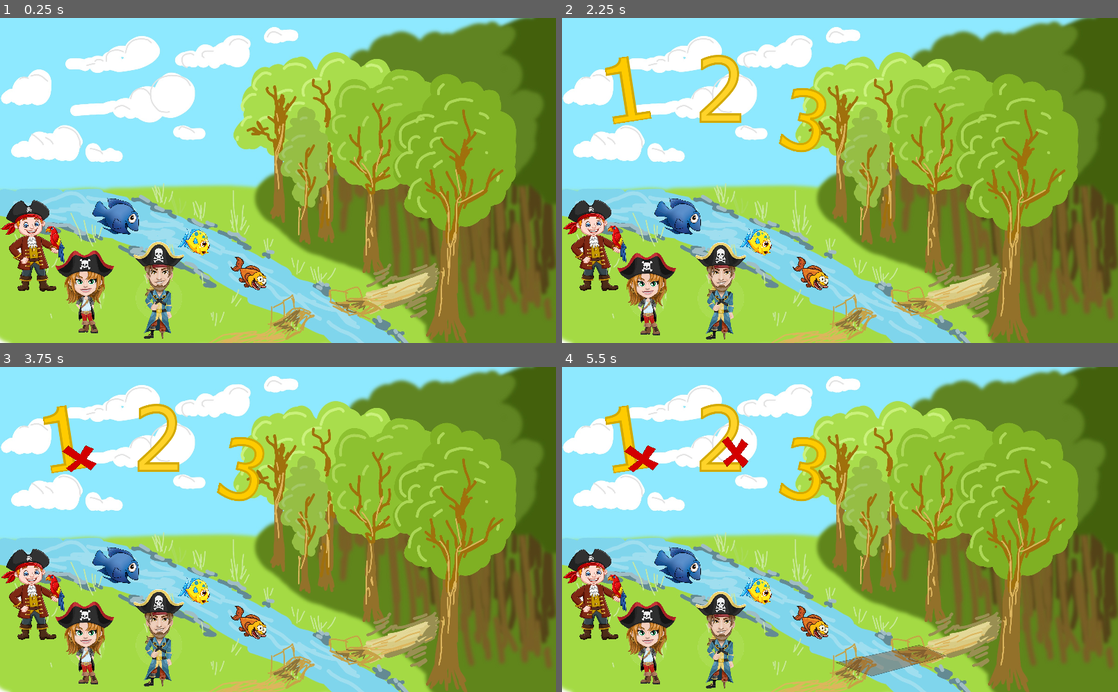
Above: before the commit, frames 1-4 (two rows, left to right).
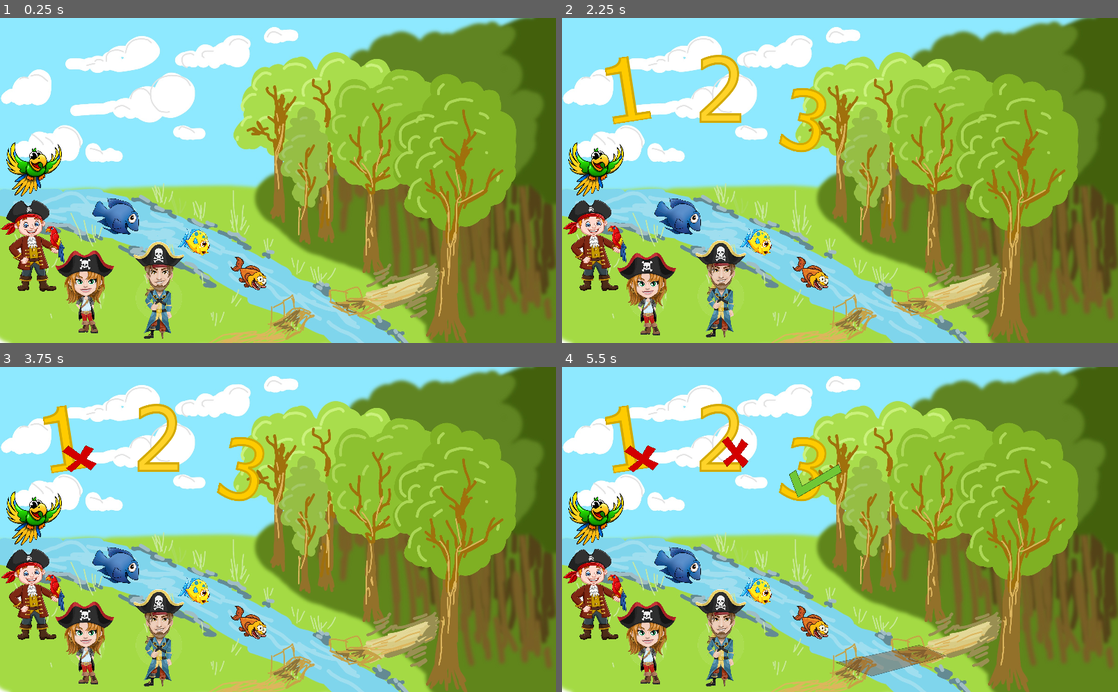
Above: after the commit, the same moments.

Repository: Team-STRAND/DISS_prototype
Game: Godot game, scene res://RiverScene.tscn
The game is run twice, just before and just after one commit, with the same random seed, the same clock (stepped at 60 frames per second) and the same inputs. This scene is started directly instead of the project's main scene. Sound files missing from this copy of the repository are replaced by a short silence.
Inputs (mouse positions are in pixels of both pictures, inside the frame that each line leads up to):
- Up to frame 1 (0.25 s): no input
- Up to frame 2 (2.25 s): click (595, 245) at 0.5 s; click (589, 170) at 1.27 s; click (723, 287) at 2 s
- Up to frame 3 (3.75 s): click (83, 643) at 2.75 s; click (66, 438) at 3.5 s
- Up to frame 4 (5.5 s): click (723, 438) at 4.25 s; click (806, 471) at 5 s

The runs differ from the first frame. In frame 1, 0.8% of the frame differs, in the area x 1-12%, y 38-55%; in frame 2, 1.7%; in frame 3, 0.8%; in frame 4, 2.0%, in the area x 1-51%, y 29-99%.

Commit message:
more code

Diff:
--- a/Button.gd
+++ b/Button.gd
@@ -15,3 +15,4 @@
 	owner.add_point()
 	disabled=true
 	get_parent().get_parent().get_parent().get_parent().get_parent().get_node("DingSound").play()
+	Score.boat_score+=10
--- a/Cave.gd
+++ b/Cave.gd
@@ -4,6 +4,7 @@
 	none,
 	height,
 	animal,
+	hair,
 	clothes
 }
 
@@ -18,9 +19,29 @@
 onready var pirate_girl_right_symbol=get_node("PirateGirl/RightSymbol")
 onready var pirate_girl_wrong_symbol=get_node("PirateGirl/WrongSymbol")
 
+onready var parrot_right_symbol=get_node("Parrot/RightSymbol")
+onready var parrot_wrong_symbol=get_node("Parrot/WrongSymbol")
+
+onready var poztive_guard=[
+	get_node("Voices/CaveGuard/GuardPoz1"),
+	get_node("Voices/CaveGuard/GuardPoz2"),
+	get_node("Voices/CaveGuard/GuardPoz3"),
+	get_node("Voices/CaveGuard/GuardPoz4")
+]
+
+onready var negative_guard=[
+	get_node("Voices/CaveGuard/GuardNeg2"),
+	get_node("Voices/CaveGuard/GuardNeg3")
+]
+
 func _ready():
 	get_node("AnimationPlayerPirates").play("Move")
+	reset_symbols()
 
+func next_scene():
+	get_node("Groot/AnimationPlayerGroot").play("GrootMove")
+
+func reset_symbols():
 	pirate_red_right_symbol.visible=false
 	pirate_red_wrong_symbol.visible=false
 
@@ -30,22 +51,69 @@
 	pirate_girl_right_symbol.visible=false
 	pirate_girl_wrong_symbol.visible=false
 
+	parrot_right_symbol.visible=false
+	parrot_wrong_symbol.visible=false
+
+func set_current_question(question):
+	current_question=question
+
+func right_answer(symbol):
+	symbol.visible=true
+	get_node("DingSound").play()
+
+func wrong_answer(symbol):
+	symbol.visible=true
+	get_node("WrongSound").play()
+	var item = negative_guard[randi() % negative_guard.size()]
+	item.play()
 
 func _on_PirateBlue_pressed():
 	match current_question:
 		QUESTION.height:
-			get_node("Groot/AnimationPlayerGroot").play("GrootMove")
+			right_answer(pirate_blue_right_symbol)
+			poztive_guard[0].play()
 		QUESTION.animal:
-			get_node("Groot/AnimationPlayerGroot").play("GrootMove")
+			wrong_answer(pirate_blue_wrong_symbol)
+		QUESTION.hair:
+			wrong_answer(pirate_blue_wrong_symbol)
 		QUESTION.clothes:
-			get_node("Groot/AnimationPlayerGroot").play("GrootMove")
+			right_answer(pirate_blue_right_symbol)
+			poztive_guard[3].play()
 
 func _on_PirateRed_pressed():
-	pass # Replace with function body.
+	match current_question:
+		QUESTION.height:
+			wrong_answer(pirate_red_wrong_symbol)
+		QUESTION.animal:
+			wrong_answer(pirate_red_wrong_symbol)
+		QUESTION.hair:
+			wrong_answer(pirate_red_wrong_symbol)
+		QUESTION.clothes:
+			wrong_answer(pirate_red_wrong_symbol)
 
 func _on_PirateGirl_pressed():
-	pass # Replace with function body.
+	match current_question:
+		QUESTION.height:
+			wrong_answer(pirate_girl_wrong_symbol)
+		QUESTION.animal:
+			wrong_answer(pirate_girl_wrong_symbol)
+		QUESTION.hair:
+			right_answer(pirate_girl_right_symbol)
+			poztive_guard[2].play()
+		QUESTION.clothes:
+			wrong_answer(pirate_girl_wrong_symbol)
 
+func _on_Parrot_pressed():
+	match current_question:
+		QUESTION.height:
+			wrong_answer(parrot_wrong_symbol)
+		QUESTION.animal:
+			right_answer(parrot_right_symbol)
+			poztive_guard[1].play()
+		QUESTION.hair:
+			wrong_answer(parrot_wrong_symbol)
+		QUESTION.clothes:
+			wrong_answer(parrot_wrong_symbol)
 
 func _on_AnimationPlayerGroot_animation_finished(anim_name):
 	get_node("AnimationPlayerPirates").play("GoInsideCave")
--- a/Cave.tscn
+++ b/Cave.tscn
@@ -22,6 +22,9 @@
 [ext_resource path="res://assets/sounds/cave_guard/3-pazitor.wav" type="AudioStream" id=20]
 [ext_resource path="res://assets/x.png" type="Texture" id=21]
 [ext_resource path="res://assets/check.png" type="Texture" id=22]
+[ext_resource path="res://assets/sounds/wrong.wav" type="AudioStream" id=23]
+[ext_resource path="res://assets/sounds/ding.wav" type="AudioStream" id=24]
+[ext_resource path="res://assets/parrot.png" type="Texture" id=25]
 [ext_resource path="res://assets/sounds/richard/Richard-15.wav" type="AudioStream" id=30]
 [ext_resource path="res://assets/sounds/richard/Richard-14.wav" type="AudioStream" id=32]
 [ext_resource path="res://VoicesCave.gd" type="Script" id=43]
@@ -81,6 +84,18 @@
 "update": 0,
 "values": [ Vector2( 419.837, -117.216 ), Vector2( -69.0126, -127.296 ) ]
 }
+tracks/3/type = "value"
+tracks/3/path = NodePath("Parrot:rect_position")
+tracks/3/interp = 1
+tracks/3/loop_wrap = true
+tracks/3/imported = false
+tracks/3/enabled = true
+tracks/3/keys = {
+"times": PoolRealArray( 0, 2 ),
+"transitions": PoolRealArray( 1, 1 ),
+"update": 0,
+"values": [ Vector2( 709.335, 240.645 ), Vector2( 292.302, 299.861 ) ]
+}
 
 [sub_resource type="Animation" id=3]
 length = 2.0
@@ -237,6 +252,36 @@
 rect_scale = Vector2( 0.71355, 0.747934 )
 texture = ExtResource( 21 )
 
+[node name="Parrot" type="TextureButton" parent="."]
+margin_left = 709.335
+margin_top = 240.645
+margin_right = 1140.34
+margin_bottom = 638.645
+rect_scale = Vector2( 0.33579, 0.337379 )
+texture_normal = ExtResource( 25 )
+__meta__ = {
+"_edit_use_anchors_": false
+}
+
+[node name="RightSymbol" type="TextureRect" parent="Parrot"]
+margin_left = 120.308
+margin_top = 81.1577
+margin_right = 1032.31
+margin_bottom = 658.158
+rect_scale = Vector2( 0.321461, 0.449812 )
+texture = ExtResource( 22 )
+__meta__ = {
+"_edit_use_anchors_": false
+}
+
+[node name="WrongSymbol" type="TextureRect" parent="Parrot"]
+margin_left = 3.83105
+margin_top = 36.416
+margin_right = 663.831
+margin_bottom = 726.416
+rect_scale = Vector2( 0.312774, 0.268837 )
+texture = ExtResource( 21 )
+
 [node name="AnimationPlayerPirates" type="AnimationPlayer" parent="."]
 anims/GoInsideCave = SubResource( 2 )
 anims/Move = SubResource( 3 )
@@ -296,6 +341,10 @@
 stream = ExtResource( 18 )
 volume_db = 5.0
 
+[node name="GuardPoz4" type="AudioStreamPlayer" parent="Voices/CaveGuard"]
+stream = ExtResource( 12 )
+volume_db = 5.0
+
 [node name="GuardNeg1" type="AudioStreamPlayer" parent="Voices/CaveGuard"]
 stream = ExtResource( 10 )
 volume_db = 5.0
@@ -307,8 +356,15 @@
 [node name="GuardNeg3" type="AudioStreamPlayer" parent="Voices/CaveGuard"]
 stream = ExtResource( 8 )
 volume_db = 5.0
+
+[node name="WrongSound" type="AudioStreamPlayer" parent="."]
+stream = ExtResource( 23 )
+
+[node name="DingSound" type="AudioStreamPlayer" parent="."]
+stream = ExtResource( 24 )
 [connection signal="animation_finished" from="Groot/AnimationPlayerGroot" to="." method="_on_AnimationPlayerGroot_animation_finished"]
 [connection signal="pressed" from="PirateRed" to="." method="_on_PirateRed_pressed"]
 [connection signal="pressed" from="PirateBlue" to="." method="_on_PirateBlue_pressed"]
 [connection signal="pressed" from="PirateGirl" to="." method="_on_PirateGirl_pressed"]
+[connection signal="pressed" from="Parrot" to="." method="_on_Parrot_pressed"]
 [connection signal="animation_finished" from="AnimationPlayerPirates" to="." method="_on_AnimationPlayerPirates_animation_finished"]
--- a/DownButton.gd
+++ b/DownButton.gd
@@ -8,3 +8,4 @@
 func _on_DownButton_pressed():
 	get_child(0).visible=true
 	get_parent().get_node("WrongSound").play()
+	Score.boat_score-=5
--- a/IslandTopScene.tscn
+++ b/IslandTopScene.tscn
@@ -12,6 +12,9 @@
 [ext_resource path="res://assets/sounds/ding.wav" type="AudioStream" id=10]
 [ext_resource path="res://assets/sounds/wrong.wav" type="AudioStream" id=11]
 [ext_resource path="res://assets/mixkit-wooden-ship-on-the-sea-1187.wav" type="AudioStream" id=12]
+[ext_resource path="res://assets/check.png" type="Texture" id=13]
+[ext_resource path="res://assets/sounds/luigi/4.excelent-raspuns-se-vede-ca.wav" type="AudioStream" id=16]
+[ext_resource path="res://assets/sounds/luigi/3.Arrr-nu-sunt-de-aceeasi-parere.wav" type="AudioStream" id=23]
 [ext_resource path="res://assets/sounds/richard/Richard-6.wav" type="AudioStream" id=32]
 [ext_resource path="res://assets/sounds/richard/Richard-5.wav" type="AudioStream" id=47]
 [ext_resource path="res://VoicesIslandTopScene.gd" type="Script" id=49]
@@ -159,6 +162,18 @@
 [node name="DingSound" type="AudioStreamPlayer" parent="RightButton"]
 stream = ExtResource( 10 )
 
+[node name="RightSymbol" type="TextureRect" parent="RightButton"]
+margin_left = 328.156
+margin_top = 381.865
+margin_right = 1300.16
+margin_bottom = 958.865
+rect_rotation = 89.6664
+rect_scale = Vector2( -0.414519, 0.378629 )
+texture = ExtResource( 13 )
+__meta__ = {
+"_edit_use_anchors_": false
+}
+
 [node name="WaveSound" type="AudioStreamPlayer" parent="."]
 stream = ExtResource( 12 )
 volume_db = -25.243
@@ -176,6 +191,14 @@
 [node name="RichardVoice6" type="AudioStreamPlayer" parent="Voices/Richard"]
 stream = ExtResource( 32 )
 volume_db = 8.0
+
+[node name="Luigi" type="Node2D" parent="Voices"]
+
+[node name="LuigiVoice4" type="AudioStreamPlayer" parent="Voices/Luigi"]
+stream = ExtResource( 16 )
+
+[node name="LuigiVoice3" type="AudioStreamPlayer" parent="Voices/Luigi"]
+stream = ExtResource( 23 )
 [connection signal="animation_finished" from="Ship/AnimationPlayerShip" to="Ship/AnimationPlayerShip" method="_on_AnimationPlayerShip_animation_finished"]
 [connection signal="animation_finished" from="Parrot/AnimationPlayerParrot" to="Parrot/AnimationPlayerParrot" method="_on_AnimationPlayerParrot_animation_finished"]
 [connection signal="pressed" from="LeftButton" to="LeftButton" method="_on_LeftButton_pressed"]
--- a/JungleScene.tscn
+++ b/JungleScene.tscn
@@ -13,8 +13,12 @@
 [ext_resource path="res://assets/sounds/wrong.wav" type="AudioStream" id=11]
 [ext_resource path="res://assets/sounds/ding.wav" type="AudioStream" id=12]
 [ext_resource path="res://assets/sounds/francesca/Francesca3.wav" type="AudioStream" id=13]
+[ext_resource path="res://Pirate.gd" type="Script" id=14]
+[ext_resource path="res://assets/parrot.png" type="Texture" id=15]
+[ext_resource path="res://assets/sounds/luigi/4.excelent-raspuns-se-vede-ca.wav" type="AudioStream" id=16]
 [ext_resource path="res://assets/sounds/richard/Richard-9.wav" type="AudioStream" id=17]
 [ext_resource path="res://assets/sounds/richard/Richard-8.wav" type="AudioStream" id=18]
+[ext_resource path="res://assets/sounds/luigi/3.Arrr-nu-sunt-de-aceeasi-parere.wav" type="AudioStream" id=23]
 [ext_resource path="res://assets/sounds/richard/Richard-7.wav" type="AudioStream" id=35]
 [ext_resource path="res://VoicesJungleScene.gd" type="Script" id=49]
 [ext_resource path="res://JungleScene.gd" type="Script" id=50]
@@ -43,41 +47,46 @@
 "_edit_use_anchors_": false
 }
 
-[node name="PirateRed" type="TextureRect" parent="."]
+[node name="Parrot" type="TextureButton" parent="."]
+margin_left = 423.897
+margin_top = 224.054
+margin_right = 917.897
+margin_bottom = 622.054
+rect_scale = Vector2( -0.239492, 0.253915 )
+texture_normal = ExtResource( 15 )
+__meta__ = {
+"_edit_use_anchors_": false
+}
+
+[node name="PirateRed" type="TextureButton" parent="."]
 margin_left = 371.728
 margin_top = -98.2724
 margin_right = 1157.73
 margin_bottom = 931.728
 rect_scale = Vector2( 0.18884, 0.168363 )
 rect_pivot_offset = Vector2( 373.811, 517.926 )
-texture = ExtResource( 3 )
-__meta__ = {
-"_edit_use_anchors_": false
-}
+texture_normal = ExtResource( 3 )
+script = ExtResource( 14 )
 
-[node name="PirateBlue" type="TextureRect" parent="."]
+[node name="PirateBlue" type="TextureButton" parent="."]
 margin_left = 426.964
 margin_top = -199.179
 margin_right = 1383.96
 margin_bottom = 860.821
 rect_scale = Vector2( 0.17864, 0.171665 )
 rect_pivot_offset = Vector2( 483.133, 617.374 )
-texture = ExtResource( 5 )
-__meta__ = {
-"_edit_use_anchors_": false
-}
+texture_normal = ExtResource( 5 )
+script = ExtResource( 14 )
 
-[node name="PirateGirl" type="TextureRect" parent="."]
+[node name="PirateGirl" type="TextureButton" parent="."]
 margin_left = 144.0
 margin_top = -74.0
 margin_right = 1101.0
 margin_bottom = 986.0
 rect_scale = Vector2( 0.198835, 0.20453 )
 rect_pivot_offset = Vector2( 477.248, 561.536 )
-texture = ExtResource( 4 )
-__meta__ = {
-"_edit_use_anchors_": false
-}
+texture_normal = ExtResource( 4 )
+script = ExtResource( 14 )
 
 [node name="YesButton" type="TextureButton" parent="."]
 margin_left = 448.877
@@ -145,5 +154,13 @@
 [node name="FrancescaVoice3" type="AudioStreamPlayer" parent="Voices/Francesca"]
 stream = ExtResource( 13 )
 volume_db = -4.0
+
+[node name="Luigi" type="Node2D" parent="Voices"]
+
+[node name="LuigiVoice4" type="AudioStreamPlayer" parent="Voices/Luigi"]
+stream = ExtResource( 16 )
+
+[node name="LuigiVoice3" type="AudioStreamPlayer" parent="Voices/Luigi"]
+stream = ExtResource( 23 )
 [connection signal="pressed" from="YesButton" to="YesButton" method="_on_YesButton_pressed"]
 [connection signal="pressed" from="NoButton" to="NoButton" method="_on_NoButton_pressed"]
--- a/LeftButton.gd
+++ b/LeftButton.gd
@@ -8,3 +8,4 @@
 func _on_LeftButton_pressed():
 	get_child(0).visible=true
 	get_node("WrongSound").play()
+	Score.island_top_score-=5
--- a/RightButton.gd
+++ b/RightButton.gd
@@ -1,21 +1,11 @@
 extends TextureButton
 
 
-# Declare member variables here. Examples:
-# var a = 2
-# var b = "text"
-
-
-# Called when the node enters the scene tree for the first time.
 func _ready():
-	pass # Replace with function body.
-
-
-# Called every frame. 'delta' is the elapsed time since the previous frame.
-#func _process(delta):
-#	pass
-
+	get_node("RightSymbol").visible=false
 
 func _on_RightButton_pressed():
 	get_parent().get_node("Parrot/AnimationPlayerParrot").play("FlyingParrot")
 	get_node("DingSound").play()
+	get_node("RightSymbol").visible=true
+	Score.island_top_score+=10
--- a/RiverScene.tscn
+++ b/RiverScene.tscn
@@ -21,6 +21,8 @@
 [ext_resource path="res://AnimationPlayerPirateBlue.gd" type="Script" id=19]
 [ext_resource path="res://Pirate.gd" type="Script" id=20]
 [ext_resource path="res://assets/sounds/luigi/6.minunat-ai-putea-sa-repari.wav" type="AudioStream" id=21]
+[ext_resource path="res://assets/parrot.png" type="Texture" id=22]
+[ext_resource path="res://assets/check.png" type="Texture" id=23]
 [ext_resource path="res://assets/sounds/richard/Richard-10.wav" type="AudioStream" id=26]
 [ext_resource path="res://assets/sounds/francesca/Francesca4.wav" type="AudioStream" id=40]
 [ext_resource path="res://assets/sounds/luigi/5.mi-se-pare-mie-sau.wav" type="AudioStream" id=44]
@@ -158,6 +160,17 @@
 "_edit_use_anchors_": false
 }
 
+[node name="Parrot" type="TextureButton" parent="."]
+margin_left = 113.514
+margin_top = 228.811
+margin_right = 607.514
+margin_bottom = 626.811
+rect_scale = Vector2( -0.239492, 0.253915 )
+texture_normal = ExtResource( 22 )
+__meta__ = {
+"_edit_use_anchors_": false
+}
+
 [node name="PirateRed" type="TextureButton" parent="."]
 margin_left = -313.593
 margin_top = -97.6952
@@ -263,6 +276,17 @@
 "_edit_use_anchors_": false
 }
 
+[node name="RightSymbol" type="TextureRect" parent="TextureButton3"]
+margin_left = 21.9641
+margin_top = 69.3888
+margin_right = 933.964
+margin_bottom = 646.389
+rect_scale = Vector2( 0.213152, 0.259892 )
+texture = ExtResource( 23 )
+__meta__ = {
+"_edit_use_anchors_": false
+}
+
 [node name="DingSound" type="AudioStreamPlayer" parent="."]
 stream = ExtResource( 15 )
 
--- a/Score.gd
+++ b/Score.gd
@@ -2,10 +2,12 @@
 
 var child_name="TEST SUBJECT"
 var total_score=0
+var boat_score=0
+var island_top_score=0
 var river_score=0
+var jungle_score=0
 var cave_entrace_score=0
 var season_score=0
-var boat_score=0
 
 func _ready():
 	pass # Replace with function body.
@@ -19,11 +21,20 @@
 
 	var file = File.new()
 	file.open(file_name, file.READ_WRITE)
-	assert(file.is_open())
+	if !file.is_open():
+		file.open(file_name, file.WRITE)
+
+	total_score=boat_score+island_top_score+river_score+cave_entrace_score+season_score+jungle_score
 
 	file.seek_end()
-	var text=child_name+" "+str(total_score)
-
+	var text="\n"+child_name
+	text+=" "+str(boat_score)
+	text+=" "+str(island_top_score)
+	text+=" "+str(river_score)
+	text+=" "+str(jungle_score)
+	text+=" "+str(season_score)
+	text+=" "+str(cave_entrace_score)
+	text+=" "+str(total_score)
 
 	file.store_string(text)
 	file.close()
--- a/TextureButton3.gd
+++ b/TextureButton3.gd
@@ -1,6 +1,10 @@
 extends TextureButton
+
+func _ready():
+	get_child(0).visible=false
 
 func _on_TextureButton3_pressed():
 	get_parent().get_node("DingSound").play()
+	get_child(0).visible=true
 	get_parent().get_node("Bridge/AnimationPlayerBridge").play("BridgeSpawn")
-	Score.total_score+=10
+	Score.river_score+=10
--- a/UpButton.gd
+++ b/UpButton.gd
@@ -19,3 +19,4 @@
 func _on_UpButton_pressed():
 	get_parent().get_node("Parrot/AnimationPlayerParrotShip").play("ParrotUp")
 	get_parent().get_node("DingSound").play()
+	Score.boat_score+=10
--- a/VoicesCave.gd
+++ b/VoicesCave.gd
@@ -2,7 +2,17 @@
 
 onready var parent=get_parent()
 
+
+
 func _ready():
+	var pozitive_guard=[
+		get_node("CaveGuard/GuardPoz1"),
+		get_node("CaveGuard/GuardPoz2"),
+		get_node("CaveGuard/GuardPoz3"),
+		get_node("CaveGuard/GuardPoz4")
+	]
+	for voice in pozitive_guard:
+		voice.connect("finished",parent,"reset_symbols")
 
 	get_node("Richard/RichardVoice14").connect("finished",get_node("CaveGuard/GuardVoice1"),"play")
 	get_node("Richard/RichardVoice14").connect("finished",parent.get_node("PirateRed"),"stop_move")
@@ -17,6 +27,30 @@
 	get_node("Richard/RichardVoice15").connect("finished",parent.get_node("PirateRed"),"stop_move")
 	get_node("Richard/RichardVoice15").connect("finished",parent.get_node("Groot"),"start_move")
 
+	get_node("CaveGuard/GuardVoice3").connect("finished",parent,"set_current_question",[1])
+	get_node("CaveGuard/GuardVoice3").connect("finished",parent.get_node("Groot"),"stop_move")
+
+	pozitive_guard[0].connect("finished",get_node("CaveGuard/GuardVoice4"),"play")
+	pozitive_guard[0].connect("finished",parent.get_node("Groot"),"start_move")
+	get_node("CaveGuard/GuardVoice4").connect("finished",parent.get_node("Groot"),"stop_move")
+	get_node("CaveGuard/GuardVoice4").connect("finished",parent,"set_current_question",[2])
+
+	pozitive_guard[1].connect("finished",get_node("CaveGuard/GuardVoice5"),"play")
+	pozitive_guard[1].connect("finished",parent.get_node("Groot"),"start_move")
+	get_node("CaveGuard/GuardVoice5").connect("finished",parent.get_node("Groot"),"stop_move")
+	get_node("CaveGuard/GuardVoice5").connect("finished",parent,"set_current_question",[3])
+
+	pozitive_guard[2].connect("finished",get_node("CaveGuard/GuardVoice6"),"play")
+	pozitive_guard[2].connect("finished",parent.get_node("Groot"),"start_move")
+	get_node("CaveGuard/GuardVoice6").connect("finished",parent.get_node("Groot"),"stop_move")
+	get_node("CaveGuard/GuardVoice6").connect("finished",parent,"set_current_question",[4])
+
+	pozitive_guard[3].connect("finished",get_node("CaveGuard/GuardVoice7"),"play")
+	pozitive_guard[3].connect("finished",parent.get_node("Groot"),"start_move")
+	get_node("CaveGuard/GuardVoice7").connect("finished",parent.get_node("Groot"),"stop_move")
+
+	get_node("CaveGuard/GuardVoice7").connect("finished",parent,"next_scene")
+
 func play():
 	get_node("Richard/RichardVoice14").play()
 	get_parent().get_node("PirateRed").start_move()
--- a/VoicesJungleScene.gd
+++ b/VoicesJungleScene.gd
@@ -1,11 +1,23 @@
 extends Node2D
+
+onready var parent=get_parent()
+onready var pirate_red=parent.get_node("PirateRed")
+onready var pirate_girl=parent.get_node("PirateGirl")
+onready var pirate_blue=parent.get_node("PirateBlue")
 
 func _ready():
 	get_node("Richard/RichardVoice7").connect("finished",get_node("Francesca/FrancescaVoice3"),"play")
+	get_node("Richard/RichardVoice7").connect("finished",pirate_red,"stop_move")
+	get_node("Richard/RichardVoice7").connect("finished",pirate_girl,"start_move")
+
 	get_node("Francesca/FrancescaVoice3").connect("finished",get_node("Richard/RichardVoice8"),"play")
+	get_node("Francesca/FrancescaVoice3").connect("finished",pirate_girl,"stop_move")
+	get_node("Francesca/FrancescaVoice3").connect("finished",pirate_red,"start_move")
+
 	get_node("Richard/RichardVoice8").connect("finished",get_node("Richard/RichardVoice9"),"play")
-
+	get_node("Richard/RichardVoice9").connect("finished",pirate_red,"stop_move")
 	get_node("Richard/RichardVoice9").connect("finished",get_parent(),"display_buttons")
 
 func play():
 	get_node("Richard/RichardVoice7").play()
+	pirate_red.start_move()
--- a/VoicesRiverScene.gd
+++ b/VoicesRiverScene.gd
@@ -16,6 +16,7 @@
 	get_node("Luigi/LuigiVoice5").connect("finished",get_node("Luigi/LuigiVoice6"),"play")
 
 	get_node("Luigi/LuigiVoice6").connect("finished",get_parent(),"display_numbers")
+	get_node("Luigi/LuigiVoice6").connect("finished",parent.get_node("PirateBlue"),"stop_move")
 
 func play():
 	get_node("Francesca/FrancescaVoice4").play()
--- a/WrongButton.gd
+++ b/WrongButton.gd
@@ -8,4 +8,4 @@
 func _on_Button_pressed():
 	get_child(0).visible=true
 	get_parent().get_node("WrongSound").play()
-	Score.total_score-=3
+	Score.river_score-=3
--- a/WrongShape.gd
+++ b/WrongShape.gd
@@ -8,3 +8,4 @@
 func _on_Button_pressed():
 	get_child(0).visible=true
 	get_parent().get_parent().get_parent().get_node("WrongSound").play()
+	Score.boat_score-=5
--- a/sea.tscn
+++ b/sea.tscn
@@ -12,6 +12,7 @@
 [ext_resource path="res://assets/sounds/richard/Richard-2.wav" type="AudioStream" id=10]
 [ext_resource path="res://assets/sounds/richard/Richard-1.wav" type="AudioStream" id=11]
 [ext_resource path="res://StartScreen.gd" type="Script" id=12]
+[ext_resource path="res://assets/name_scroll.png" type="Texture" id=13]
 [ext_resource path="res://assets/sounds/luigi/1.Capitane-stii-bine-ca.wav" type="AudioStream" id=18]
 [ext_resource path="res://assets/sounds/richard/Richard-3.wav" type="AudioStream" id=25]
 [ext_resource path="res://assets/sounds/richard/Richard-4.wav" type="AudioStream" id=27]
@@ -76,6 +77,17 @@
 "_edit_use_anchors_": false
 }
 
+[node name="TextureRect" type="TextureRect" parent="."]
+margin_left = 146.0
+margin_top = 166.0
+margin_right = 1169.0
+margin_bottom = 440.0
+rect_scale = Vector2( 0.749379, 0.837022 )
+texture = ExtResource( 13 )
+__meta__ = {
+"_edit_use_anchors_": false
+}
+
 [node name="TextEdit" type="TextEdit" parent="."]
 margin_left = 277.0
 margin_top = 222.0
@@ -83,7 +95,7 @@
 margin_bottom = 307.0
 custom_fonts/font = SubResource( 4 )
 custom_colors/font_color = Color( 0.580392, 0.584314, 0.227451, 1 )
-custom_colors/background_color = Color( 0.729412, 0.92549, 0.960784, 1 )
+custom_colors/background_color = Color( 0.980392, 0.921569, 0.72549, 1 )
 custom_colors/completion_existing_color = Color( 0, 0, 0, 1 )
 text = "Numele Piratului"
 syntax_highlighting = true
Not shown: 1 places in Cave.tscn that only renumber resources
Not shown: 1 places in IslandTopScene.tscn that only renumber resources
Not shown: 1 places in JungleScene.tscn that only renumber resources
Not shown: 1 places in RiverScene.tscn that only renumber resources
Binary file added: assets/name_scroll.png
Not shown, added: assets/name_scroll.png.import
Not shown: 1 places in sea.tscn that only renumber resources
